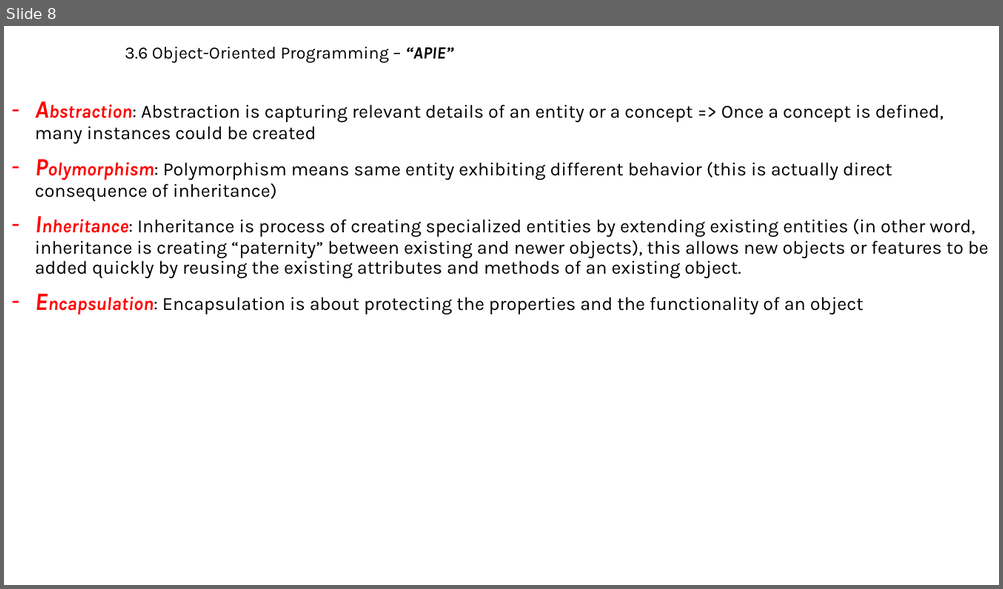
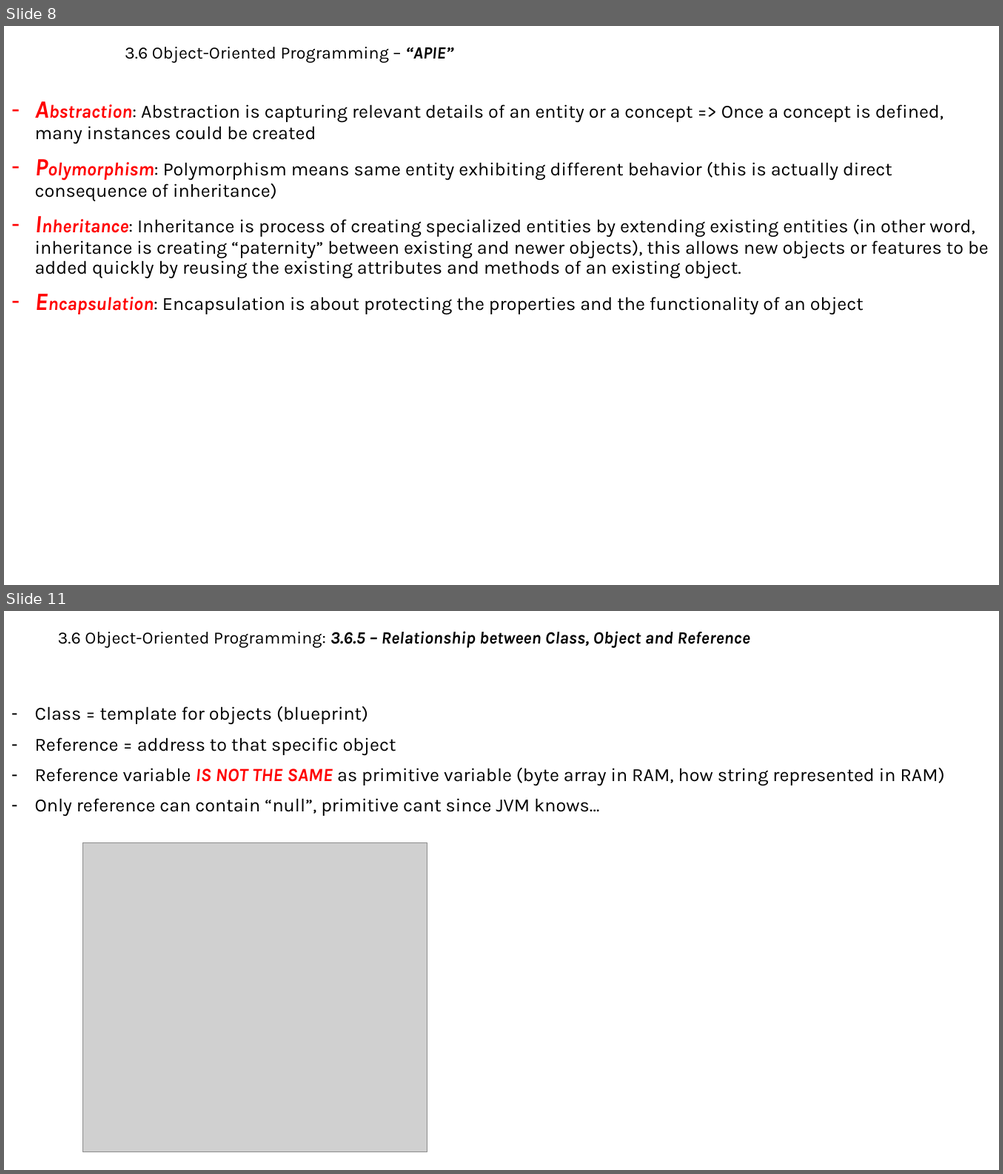
Before and after one commit to MaiDinhVinh/CS-Java, a slide deck: Java SE 8 Teaching Material/Chapter 3 - Java Basic.pptx. Shown one above the other, each under a label of ours: slide 8 before the commit, slides 8 and 11 after it; the slides between them are not shown. The pictures are 1003x589 and 1003x1174 pixels, drawn with LibreOffice and Linux fonts; fonts in the diff are those of the drawing; grey boxes stand for pictures. Boxes give left, top, right and bottom in pixels: in the first picture for what was removed or moved away, otherwise in the second. Text is boxed around its words. In the diff, an @@ line names an element or a change of style, - is before the commit and + after.

```diff
--- a/Java SE 8 Teaching Material/Chapter 3 - Java Basic.pptx
+++ b/Java SE 8 Teaching Material/Chapter 3 - Java Basic.pptx
@@ slide 11 added at <box>4,611,999,1170</box>, background #FFFFFF @@
@@ subtitle added at <box>58,631,750,648</box>, 16.6 pt, text #000000, bold, italic @@
+3.6 Object-Oriented Programming: 3.6.5 – Relationship between Class, Object and Reference
@@ text added at <box>35,706,945,816</box>, 18 pt, text #000000 @@
+– Class = template for objects (blueprint)
+– Reference = address to that specific object
+– Reference variable IS NOT THE SAME as primitive variable (byte array in RAM, how string represented in RAM)
+– Only reference can contain “null”, primitive cant since JVM knows…
@@ picture added at <box>83,843,428,1153</box> @@
```
Also in this commit, not shown: 3 slides changed, 2 other slides added.
